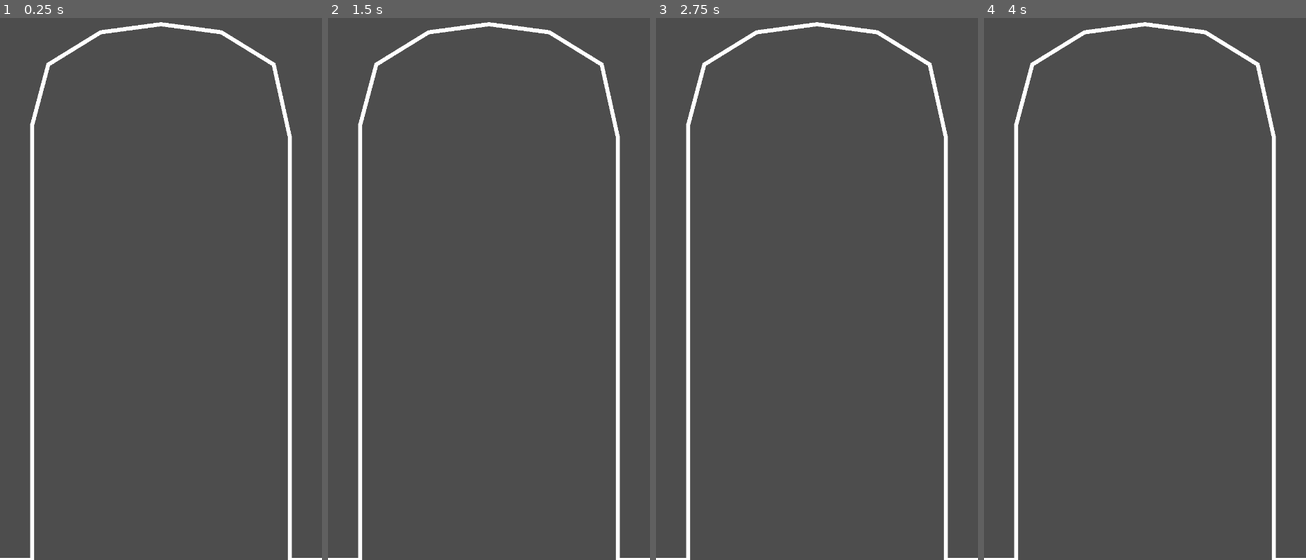
Above: before the commit, frames 1-4 (left to right).
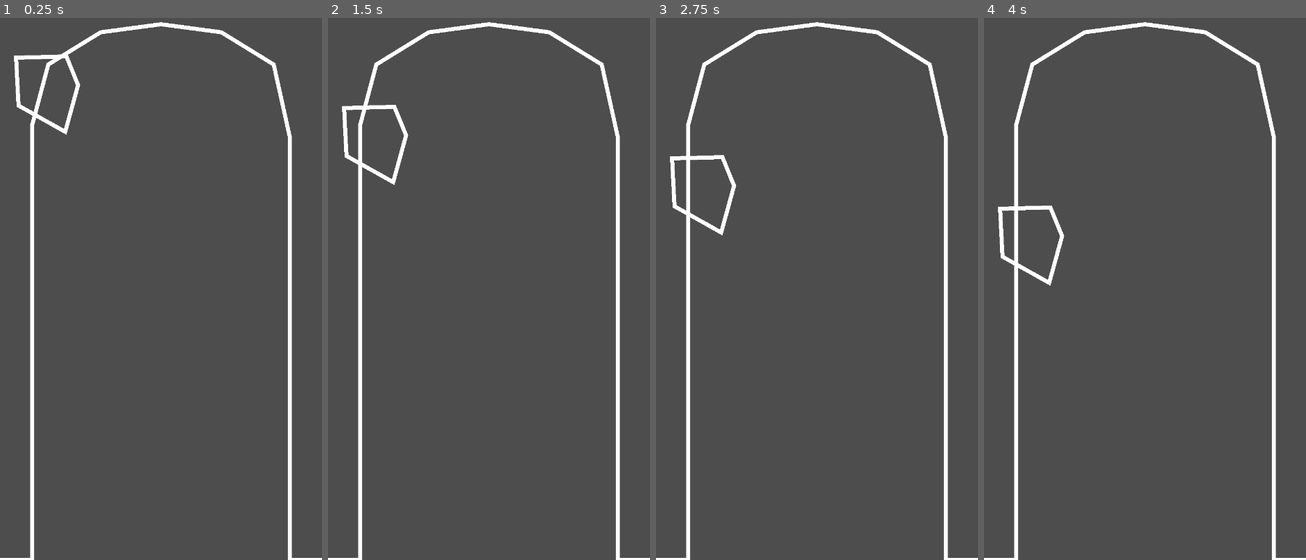
Above: after the commit, the same moments.

Repository: WOCae/L013
Game: Godot game, scene res://main.tscn
Two runs of this game, one before a commit and one after it. Both use one fixed random seed, a clock stepped at 60 frames per second and the inputs below.
Inputs:
- Up to frame 1 (0.25 s): no input
- Up to frame 2 (1.5 s): no input
- Up to frame 3 (2.75 s): no input
- Up to frame 4 (4 s): no input

The runs differ from the first frame. In frame 1, 0.5% of the frame differs, in the area x 4-25%, y 6-22%; in frame 2, 0.6%, in the area x 4-25%, y 16-31%; in frame 3, 0.6%; in frame 4, 0.6%.

Commit message:
Update map_2.tscn

Diff:
--- a/map_2.tscn
+++ b/map_2.tscn
@@ -7,3 +7,7 @@
 
 [node name="CollisionPolygon2D" type="CollisionPolygon2D" parent="."]
 polygon = PackedVector2Array(41, 108, 166, 107, 193, 177, 163, 291, 47, 227)
+
+[node name="Line2D" type="Line2D" parent="."]
+points = PackedVector2Array(46, 227, 40, 108, 165, 105, 194, 176, 162, 292)
+closed = true
